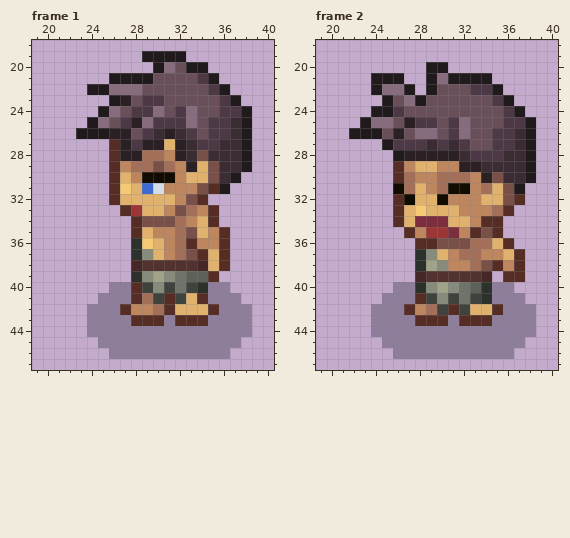
Pixel-art file, stored at Assets/Imported/Swordsmen/asperite_no_sword/Swordsman_lvl1_Hurt/Swordsman_lvl1_Hurt_side_left.aseprite. That is the earlier state.
64x64 pixels, 5 frames. Colours within 5 levels of each other are drawn and written as one. Shown: frame 1: x 19..40, y 18..47; frame 2: x 19..40, y 18..47. The commit also changed other frames, which this record leaves out.
Now the later version:
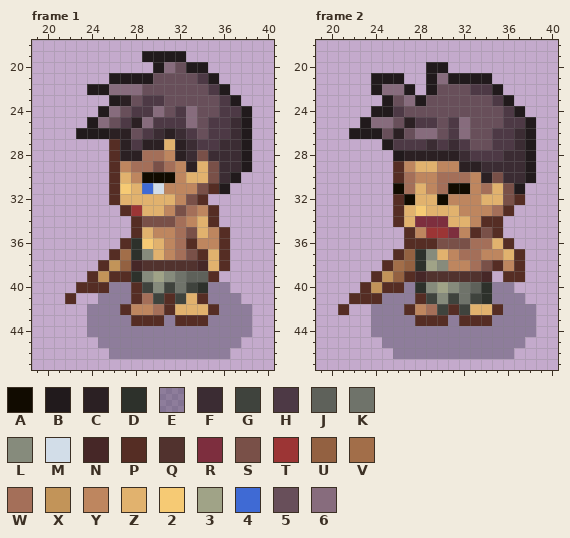
Palette (. is transparent): A #110b00  B #211a1c  C #2b2023  D #2d312b  E #28293f59  F #3b2c33  G #3f433d  H #4d3945  J #5e615a  K #6f736a  L #868b7c  M #d2dde8  N #462727  P #552d24  Q #51322e  R #7d2e3e  S #795048  T #9c3535  U #936141  V #a26e49  W #a46f59  X #c29459  Y #be865f  Z #e1b26e  2 #f6ca74  3 #a0a387  4 #3f6ad4  5 #684f5a  6 #876c7d
What changed:
layer "sword_back" now shown
--- frame 1, layer "sword_back"
@@ x 20..29 @@
 35 ........PZ
-36 ........D2
-37 ........DL
-38 ........NQ
-39 ........DL
-40 ......EEPG
-41 .....EEEPW
+36 .......PD2
+37 ......PVDL
+38 .....PXUNQ
+39 ....PXPPDL
+40 ...PPPEEPG
+41 ..P..EEEPW
 42 ....EEEPYY
--- frame 2, layer "sword_back"
@@ x 19..29 @@
 35 ........PYT
-36 .........PP
-37 .........DL
-38 .........D3
-39 .........NQ
-40 .......EEDL
-41 ......EEEPG
-42 .....EEEPYW
+36 ........PPP
+37 .......PUDL
+38 ......PVUD3
+39 .....PXUPNQ
+40 ....PXPPEDL
+41 ...PPPEEEPG
+42 ..P..EEEPYW
 43 .....EEEEPP
Changed places in both pictures, as pixel boxes (x1, y1, x2, y2):
added: (65, 238, 131, 304)
changed: (338, 238, 415, 315)
